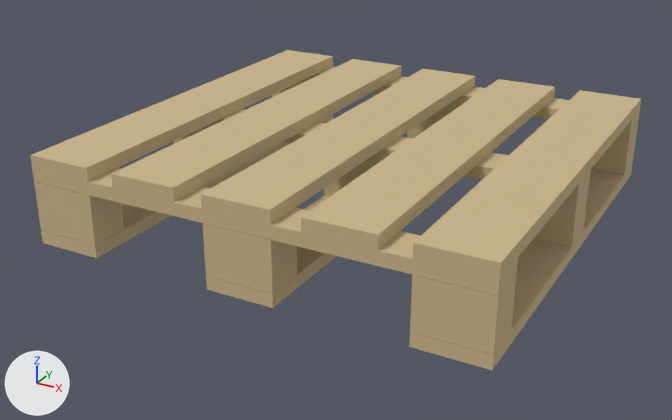
Before and after pictures for a commit that changed the Blender file private/blender/pallet.blend.
Rendered twice from a 50 mm lens placed at (3.81, -7.44, 2.89), pointed at (-0.14, -0.27, -0.69). Lighting does not change. The marker at lower left points along +X, +Y and +Z.

Script lines for the objects in view, before the commit:
```python
ob_cube = bpy.data.objects.new('Cube', me_cube)
ob_cube.location = (0.0, 0.0, 0.05)
ob_cube.scale = (0.316, 2.11, 0.0612)
ob_cube_001 = bpy.data.objects.new('Cube.001', me_cube_002)
ob_cube_001.location = (-0.9, 0.0, 0.05)
ob_cube_001.scale = (0.316, 2.11, 0.0612)
ob_cube_002 = bpy.data.objects.new('Cube.002', me_cube_003)
ob_cube_002.location = (-1.8, 0.0, 0.05)
ob_cube_002.scale = (0.316, 2.11, 0.0612)
ob_cube_003 = bpy.data.objects.new('Cube.003', me_cube_004)
ob_cube_003.location = (0.9, 0.0, 0.05)
ob_cube_003.scale = (0.316, 2.11, 0.0612)
ob_cube_004 = bpy.data.objects.new('Cube.004', me_cube_005)
ob_cube_004.location = (1.8, 0.0, 0.05)
ob_cube_004.scale = (0.316, 2.11, 0.0612)
ob_cube_007 = bpy.data.objects.new('Cube.007', me_cube_008)
ob_cube_007.location = (0.0, -1.923, -0.073)
ob_cube_007.rotation_euler = (0.0, 0.0, 1.571)  # degrees (0, 0, 90)
ob_cube_007.scale = (0.187, 2.12, 0.0612)
ob_cube_009 = bpy.data.objects.new('Cube.009', me_cube_010)
ob_cube_009.location = (1.8, -1.923, -0.369)
ob_cube_009.scale = (0.316, 0.187, 0.231)
ob_cube_017 = bpy.data.objects.new('Cube.017', me_cube_018)
ob_cube_017.location = (1.8, 0.0, -0.664)
ob_cube_017.scale = (0.316, 2.11, 0.0612)
ob_cube_018 = bpy.data.objects.new('Cube.018', me_cube_019)
ob_cube_018.location = (0.0, 0.0, -0.664)
ob_cube_018.scale = (0.316, 2.11, 0.0612)
# also in view: 'Cube.013' at (0.0, 0.0, -0.37); 'Cube.012' at (0.0, -1.92, -0.37); 'Cube.019' at (-1.8, 0.0, -0.66); 'Cube.010' at (1.8, 1.92, -0.37); 'Cube.015' at (-1.8, -1.92, -0.37)
```
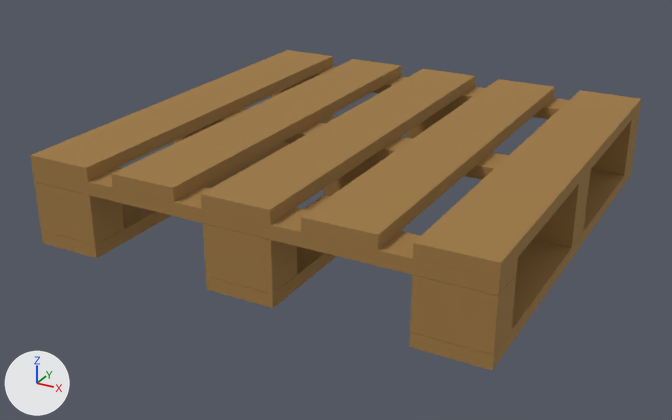
What the commit changed:
Material 'wood' (mat_wood) changes colour from beige #ceb88d to brown #a07a44; in linear values from (0.615, 0.48, 0.268) to (0.351, 0.196, 0.0581).

Location of each change, (x1, y1, x2, y2) in pixels of the pictures (672 x 420 px):
'Cube.004', recoloured (beige to brown)
    both: (413, 90, 641, 279)
'Cube.003', recoloured (beige to brown)
    both: (301, 79, 555, 250)
'Cube', recoloured (beige to brown)
    both: (201, 69, 475, 225)
'Cube.001', recoloured (beige to brown)
    both: (111, 59, 402, 202)
'Cube.002', recoloured (beige to brown)
    both: (30, 50, 333, 182)
'Cube.007', recoloured (beige to brown)
    both: (32, 168, 518, 295)
'Cube.017', recoloured
    both: (409, 165, 632, 370)
'Cube.009', recoloured (beige to brown)
    both: (410, 274, 516, 355)
'Cube.012', recoloured (beige to brown)
    both: (203, 223, 297, 294)
'Cube.015', recoloured (beige to brown)
    both: (34, 182, 124, 245)
'Cube.019', recoloured
    both: (41, 114, 333, 258)
'Cube.018', recoloured (beige to brown)
    both: (206, 137, 413, 308)
'Cube.008', recoloured
    both: (533, 184, 589, 248)
'Cube.005', recoloured (beige to brown)
    both: (205, 109, 591, 197)
'Cube.010', recoloured
    both: (591, 123, 638, 175)
'Cube.006', recoloured (beige to brown)
    both: (302, 66, 640, 132)
'Cube.013', recoloured
    both: (324, 158, 381, 196)
'Cube.011', recoloured
    both: (407, 104, 459, 138)
'Cube.014', recoloured
    both: (174, 127, 207, 144)
'Cube.016', recoloured
    both: (272, 81, 303, 97)
